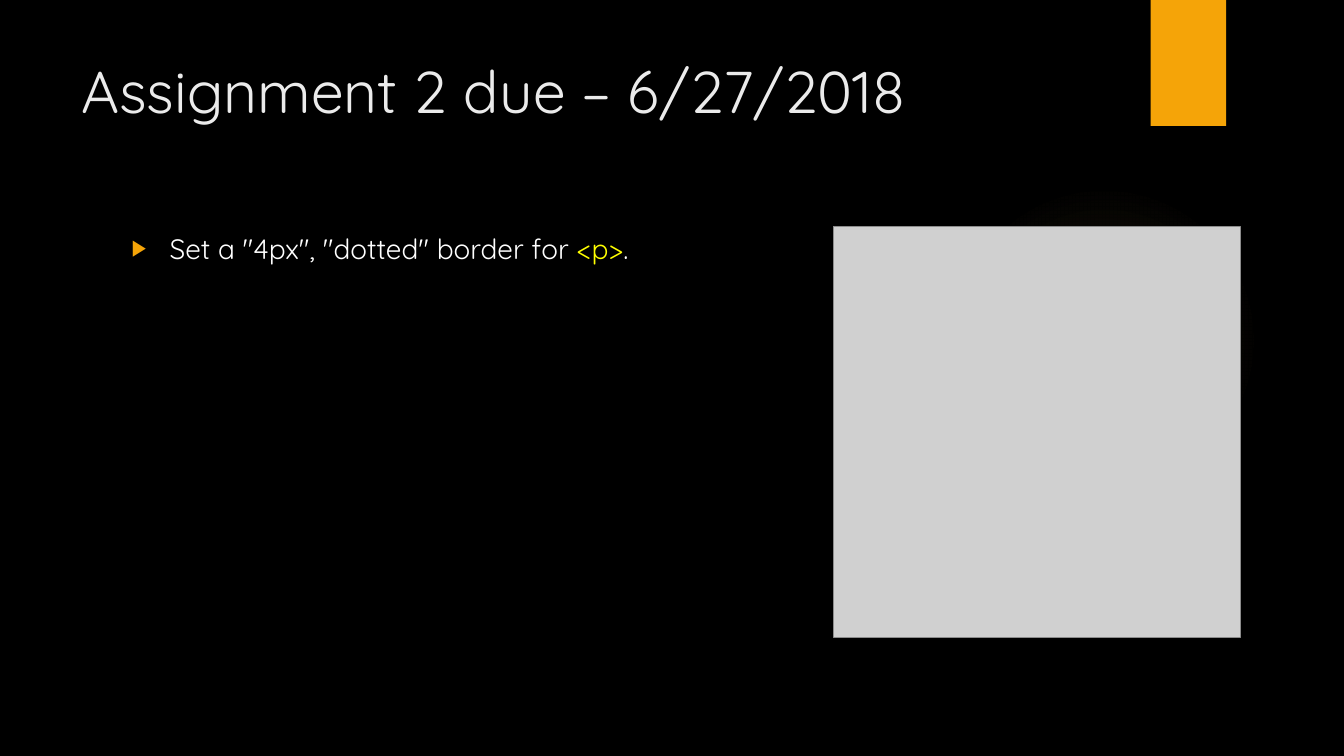
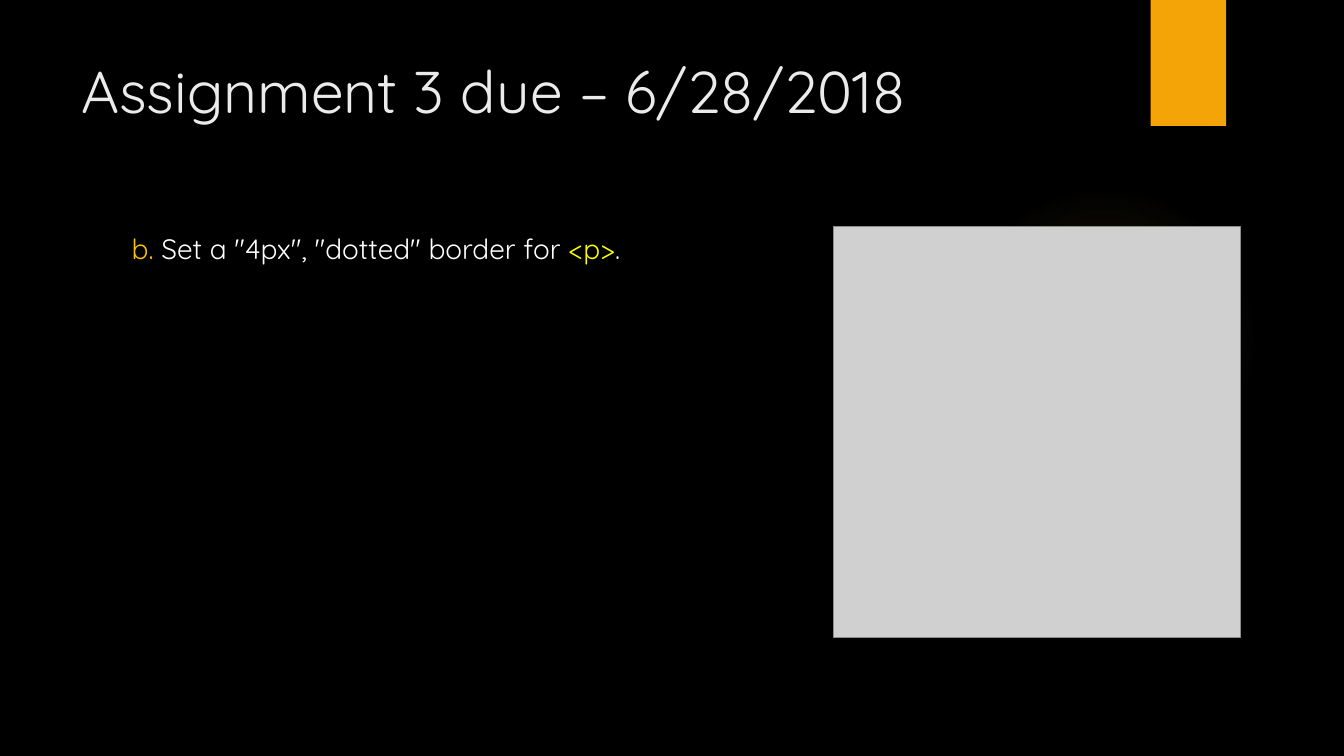
Before and after one commit to manupeethambar888/webdev, a slide deck: slide 20 of Day 3 - Introduction to CSS - Cascading Style Sheets.pptx (slide 19 before the commit). Drawn at 1344x756 pixels with LibreOffice and Linux fonts; fonts in the diff are those of the drawing; grey boxes stand for pictures; background and template pictures are left out. Boxes give left, top, right and bottom in pixels: in the first picture for what was removed or moved away, otherwise in the second. Text is boxed around its words. In the diff, an @@ line names an element or a change of style, - is before the commit and + after.

```diff
--- a/Day 3 - Introduction to CSS - Cascading Style Sheets.pptx
+++ b/Day 3 - Introduction to CSS - Cascading Style Sheets.pptx
@@ title at (81,66,906,125): text changed @@
-Assignment 2 due – 6/27/2018
+Assignment 3 due – 6/28/2018
@@ text at (132,238,621,265): text changed @@
-▶ Set a "4px", "dotted" border for <p>.
+b. Set a "4px", "dotted" border for <p>.
```
Also in this commit, not shown: 2 other slides changed, 1 slide added.
